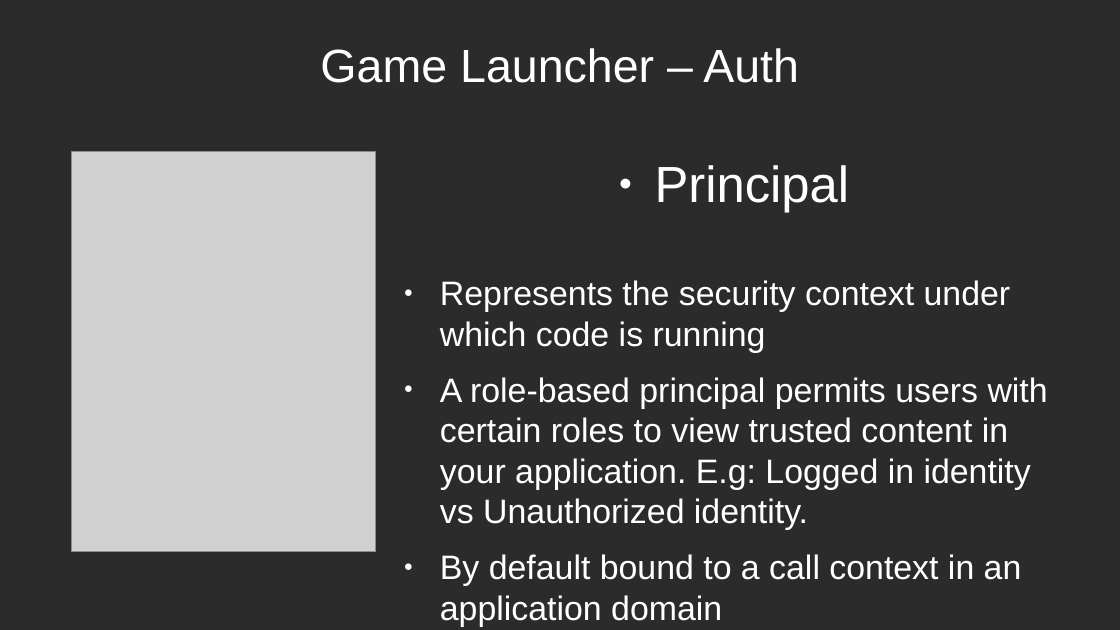
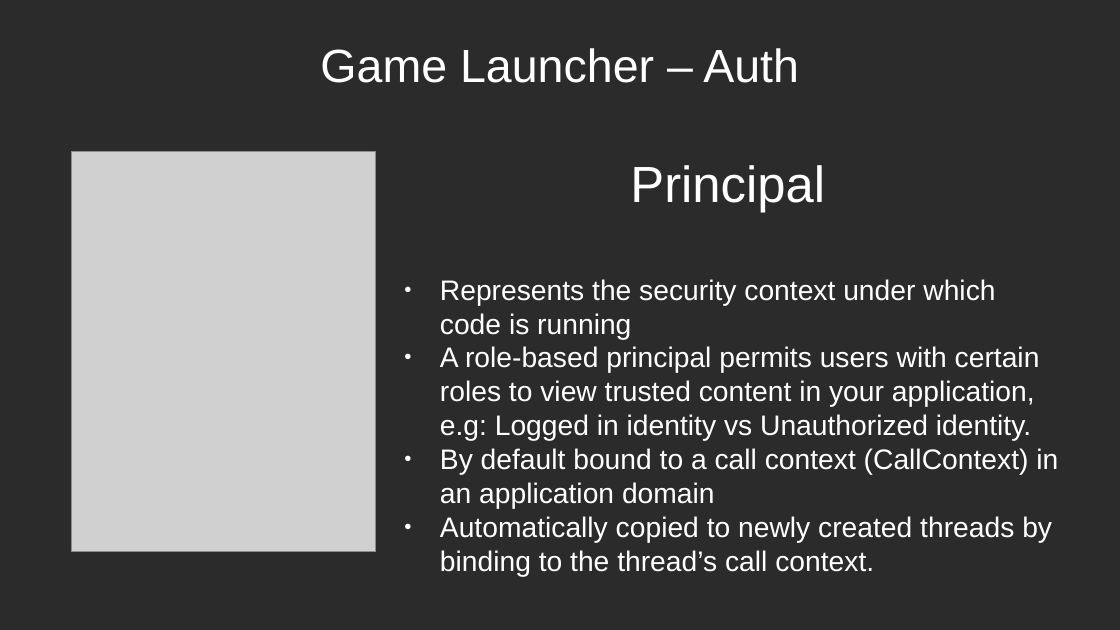
Before and after one commit to itzwolly/CardGameX, a slide deck: slide 6 of Presentation/Presentation_week-5-6-7.pptx. Drawn at 1120x630 pixels with LibreOffice and Linux fonts; fonts in the diff are those of the drawing; grey boxes stand for pictures; background and template pictures are left out; a plain dark background stands for a picture behind light text. Boxes give left, top, right and bottom in pixels: in the first picture for what was removed or moved away, otherwise in the second. Text is boxed around its words. In the diff, an @@ line names an element or a change of style, - is before the commit and + after.

```diff
--- a/Presentation/Presentation_week-5-6-7.pptx
+++ b/Presentation/Presentation_week-5-6-7.pptx
@@ text "Principal" at (x1=630, y1=165, x2=825, y2=213): bullet ● to none; less space between paragraphs @@
@@ text at (x1=440, y1=279, x2=1052, y2=577): size 24 to 20 pt in "Represents the security context under which code ...", "Automatically copied to newly created threads by ..."; less space between paragraphs @@
@@ text at (x1=440, y1=346, x2=1058, y2=509): text changed; size 24 to 20 pt @@
-● A role-based principal permits users with certain roles to view trusted content in your application. E.g: Logged in identity vs Unauthorized identity.
-● By default bound to a call context in an application domain
+● A role-based principal permits users with certain roles to view trusted content in your application, e.g: Logged in identity vs Unauthorized identity.
+● By default bound to a call context (CallContext) in an application domain
```
Also in this commit, not shown: 6 other slides changed, 4 slides added.
